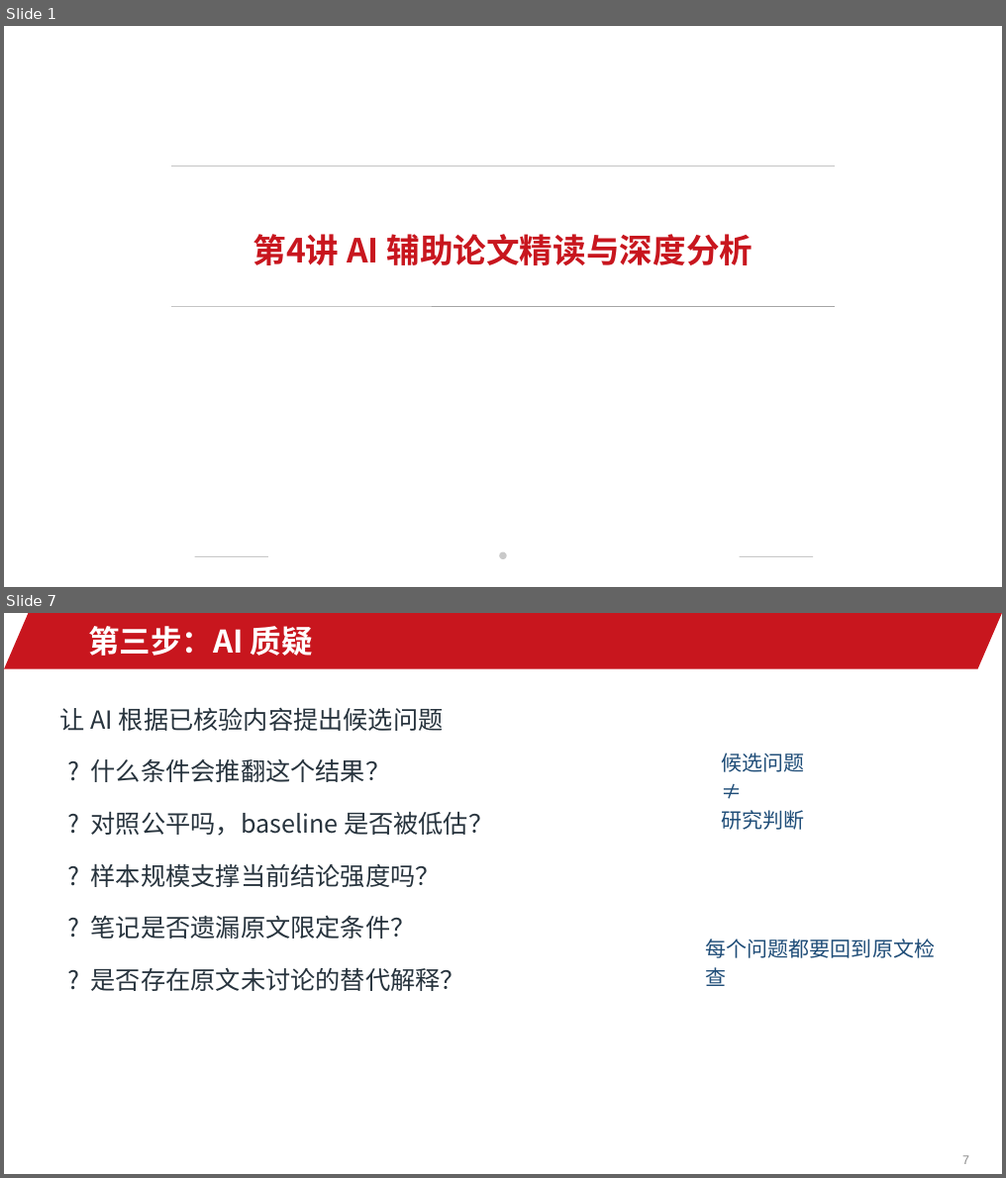
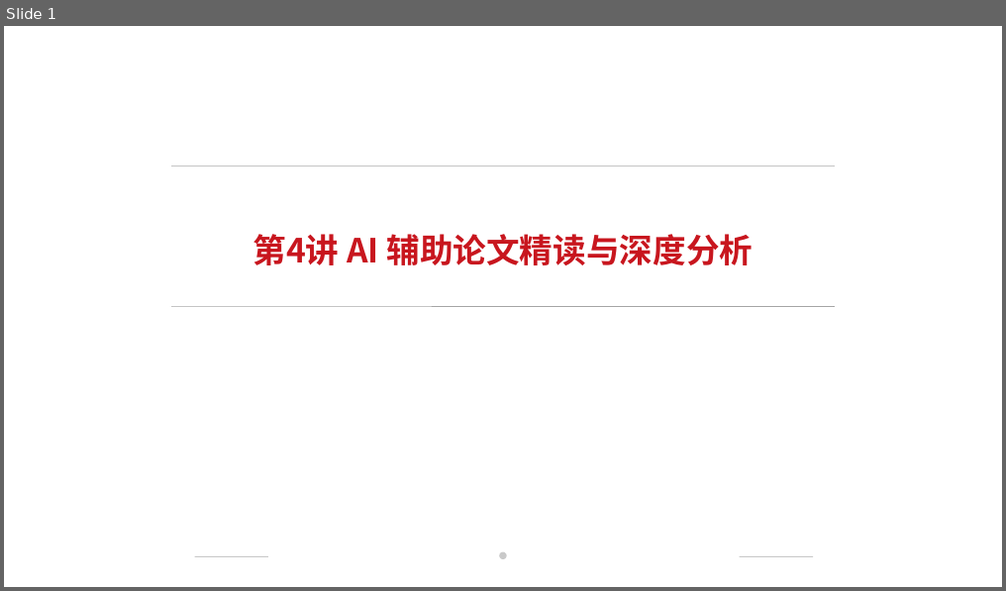
Before and after one commit to jinyh/ai4research, a slide deck: lessons/lesson-04/slides.pptx. Shown one above the other, each under a label of ours: slides 1 and 7 before the commit, slide 1 after it; the slides between them are not shown. The pictures are 1006x1178 and 1006x591 pixels, drawn with LibreOffice and Linux fonts; fonts in the diff are those of the drawing; background and template pictures are left out. Boxes give left, top, right and bottom in pixels: in the first picture for what was removed or moved away, otherwise in the second. Text is boxed around its words. In the diff, an @@ line names an element or a change of style, - is before the commit and + after.

```diff
--- a/lessons/lesson-04/slides.pptx
+++ b/lessons/lesson-04/slides.pptx
@@ slide 7 removed at [4, 613, 1002, 1174], background #FFFFFF @@
@@ parallelogram removed at [4, 613, 1002, 669] @@
@@ text removed at [88, 626, 313, 656] @@
-第三步：AI 质疑
@@ text removed at [60, 707, 444, 731] @@
-让 AI 根据已核验内容提出候选问题
@@ text removed at [91, 759, 390, 782] @@
-? 什么条件会推翻这个结果？
@@ text removed at [721, 753, 804, 830] @@
-候选问题
-≠
-研究判断
@@ text removed at [91, 812, 493, 836] @@
-? 对照公平吗，baseline 是否被低估？
@@ text removed at [91, 863, 441, 887] @@
-? 样本规模支撑当前结论强度吗？
@@ text removed at [91, 915, 416, 939] @@
-? 笔记是否遗漏原文限定条件？
@@ text removed at [706, 939, 935, 986] @@
-每个问题都要回到原文检查
@@ text removed at [91, 967, 465, 991] @@
-? 是否存在原文未讨论的替代解释？
@@ page number removed at [962, 1156, 969, 1164] @@
-7
```
Also in this commit, not shown: 31 slides added, 16 other slides removed, 29 other files.
